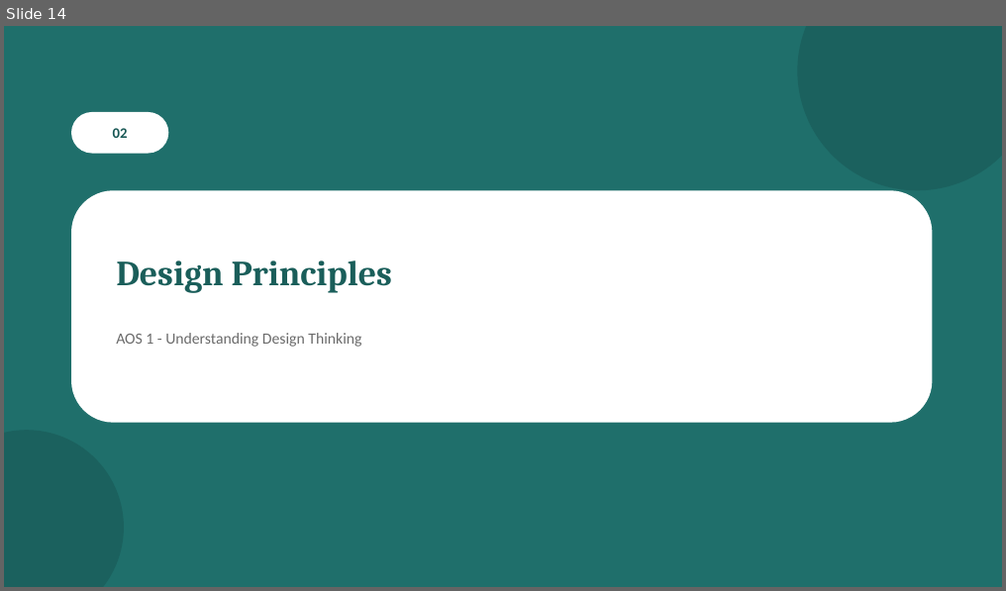
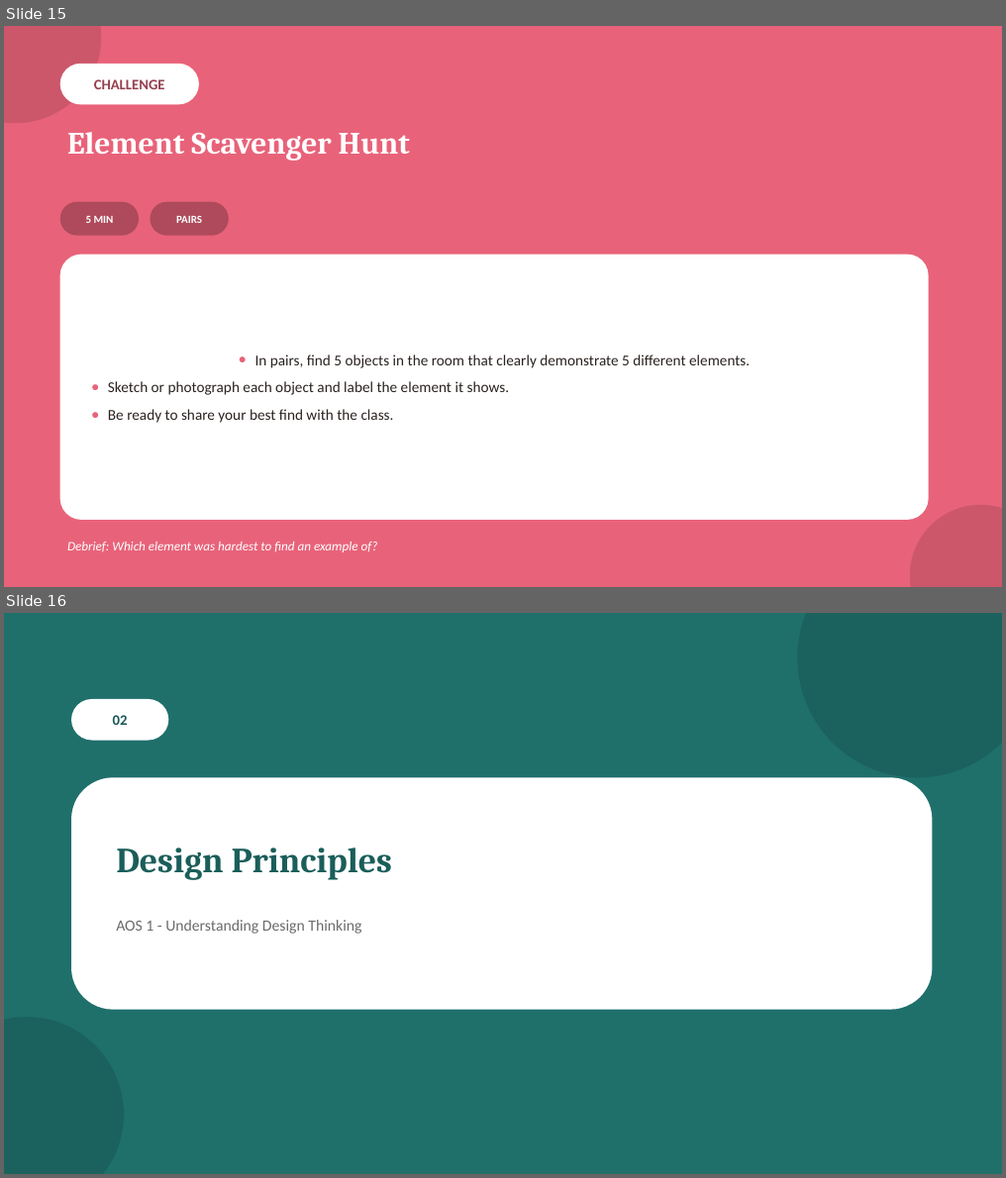
Before and after one commit to melodywyc0710/chuck, a slide deck: teaching-materials/vcd-vce/powerpoint/Unit1-Finding-Design-Solutions.pptx. Shown one above the other, each under a label of ours: slide 14 before the commit, slides 15 and 16 after it. The pictures are 1006x591 and 1006x1178 pixels, drawn with LibreOffice and Linux fonts; fonts in the diff are those of the drawing. Boxes give left, top, right and bottom in pixels: in the first picture for what was removed or moved away, otherwise in the second. Text is boxed around its words. In the diff, an @@ line names an element or a change of style, - is before the commit and + after.

```diff
--- a/teaching-materials/vcd-vce/powerpoint/Unit1-Finding-Design-Solutions.pptx
+++ b/teaching-materials/vcd-vce/powerpoint/Unit1-Finding-Design-Solutions.pptx
@@ slide 15 added at [4,26,1002,587], background #E8637A @@
@@ ellipse added at [4,26,101,123], fill #CC576B @@
@@ rounded rectangle added at [60,64,199,104], fill #FFFFFF, 14 pt, text #96404F, bold @@
+CHALLENGE
@@ text added at [67,132,410,161], 30 pt, text #FFFFFF, bold @@
+Element Scavenger Hunt
@@ rounded rectangle added at [60,202,139,236], fill #AE4A5B, 10.5 pt, text #FFFFFF, bold @@
+5 MIN
@@ rounded rectangle added at [150,202,229,236], fill #AE4A5B, 10.5 pt, text #FFFFFF, bold @@
+PAIRS
@@ rounded rectangle added at [60,255,929,520], fill #FFFFFF, 14.5 pt, text #2B2320 @@
+● In pairs, find 5 objects in the room that clearly demonstrate 5 different elements.
+● Sketch or photograph each object and label the element it shows.
+● Be ready to share your best find with the class.
@@ ellipse added at [910,505,1002,587], fill #CC576B @@
@@ text added at [67,542,378,553], 12.5 pt, text #FFFFFF, italic @@
+Debrief: Which element was hardest to find an example of?
@@ what was slide 14 is now slide 16 @@
```
Also in this commit, not shown: 11 other slides added, 4 other files.
